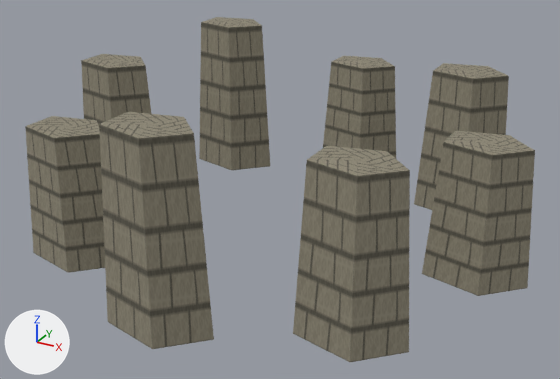
Renders of the glTF model app/src/main/assets/3d/field/military-STONE_MAZE-1-lod1.glb from each side of a commit.
The view is the same before and after, from a 50 mm lens placed at (0.483, -0.879, 0.499), pointed at (0.012, -0.022, 0.071). The lights are fixed; the arrows at lower left show +X, +Y and +Z. The picture after the commit comes second. Vertices at exactly the same position are counted once.

The scene before the commit, as lines of its bpy script (objects in view):
```python
me_mesh_0 = bpy.data.meshes.new('Mesh_0')
me_mesh_0.from_pydata(...)  # 92 vertices, 120 faces; spans x -0.337..0.35, y -0.328..0.328, z 0.0..0.24
me_mesh_0.materials.append(mat_material_0)
ob_mesh_0 = bpy.data.objects.new('Mesh_0', me_mesh_0)
ob_mesh_0.location = (0.0, 0.0, 0.0)
```
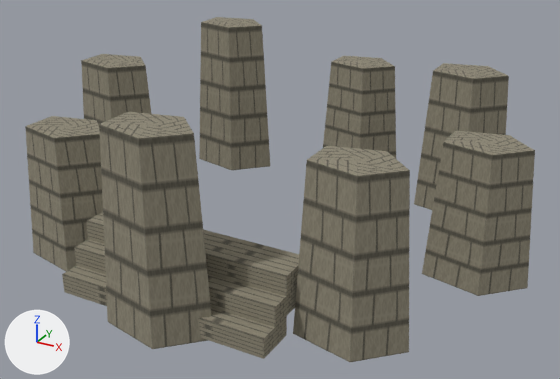
Boxes (x1, y1, x2, y2) around the edits, measured in the pictures (560 x 379 px):
part 1 of me_mesh_0, added (brown)
    after: (62, 212, 299, 359)

The change, as a list of edits to the scene's bpy script:
```text
Change me_mesh_0:
    used by ob_mesh_0; location = (0.0, 0.0, 0.0)
    remove me_mesh_0.from_pydata(...)  # 92 vertices, 120 faces; spans x -0.337..0.35, y -0.328..0.328, z 0.0..0.24
    add me_mesh_0.from_pydata(...)  # 116 vertices, 150 faces; spans x -0.337..0.35, y -0.328..0.328, z 0.0..0.24
    me_mesh_0 part 1
    12 vertices are added at x -0.14, y -0.29..-0.19, z 0.005..0.08
    12 new vertices lie (0.28, 0.0, 0.0) away from vertices in x -0.14, y -0.29..-0.19, z 0.005..0.08
    30 new faces join them
```
